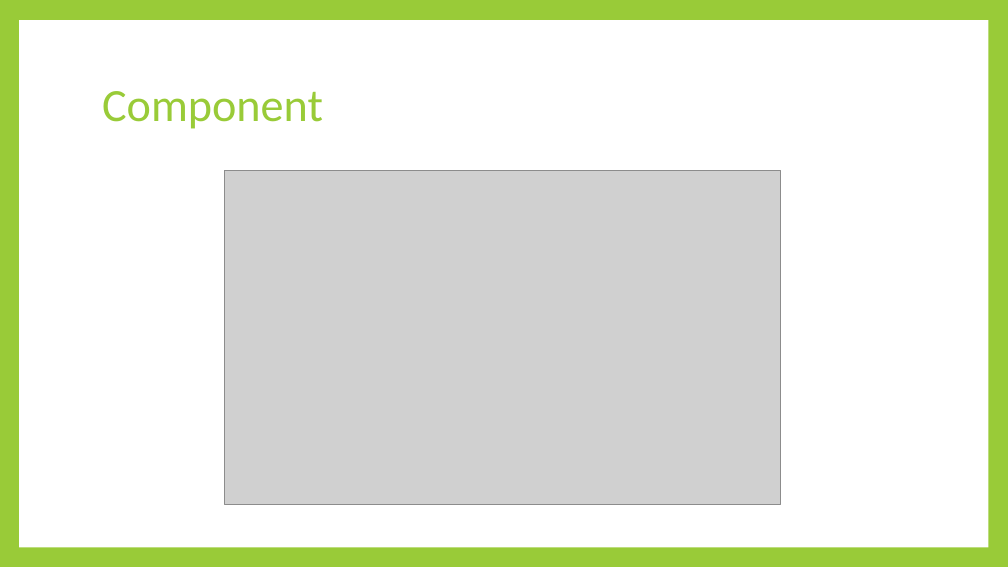
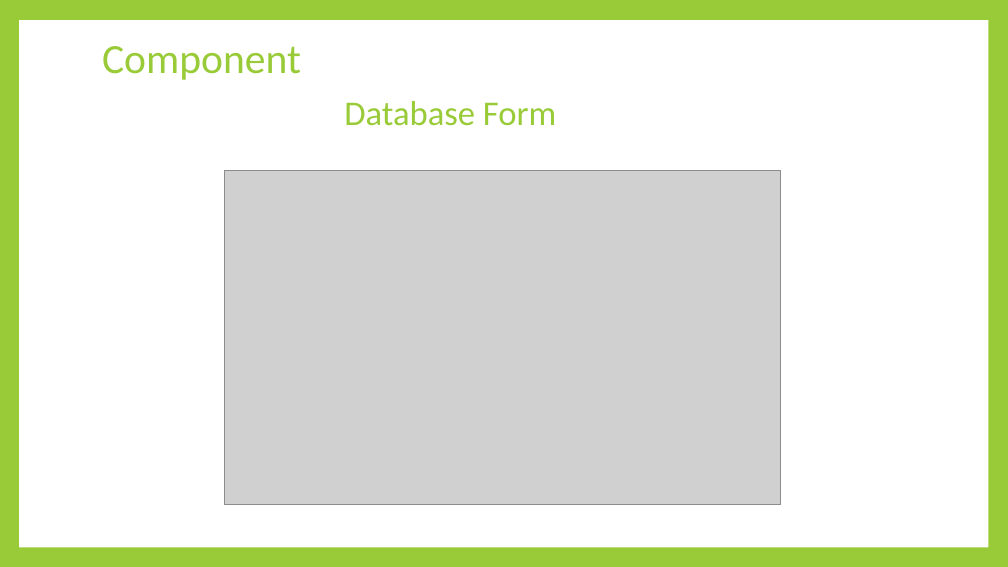
Before and after one commit to AKLBeast/AKLbeast-, a slide deck: slide 12 of Documentation/Group 3 -FCEPH Final.pptx. Drawn at 1008x567 pixels with LibreOffice and Linux fonts; fonts in the diff are those of the drawing; grey boxes stand for pictures. Boxes give left, top, right and bottom in pixels: in the first picture for what was removed or moved away, otherwise in the second. Text is boxed around its words. In the diff, an @@ line names an element or a change of style, - is before the commit and + after.

```diff
--- a/Documentation/Group 3 -FCEPH Final.pptx
+++ b/Documentation/Group 3 -FCEPH Final.pptx
@@ title "Component" at (102, 46, 301, 80): size 44 to 39.6 pt @@
@@ text added at (344, 101, 556, 126), 33 pt, text #99CB38 @@
+Database Form
```
